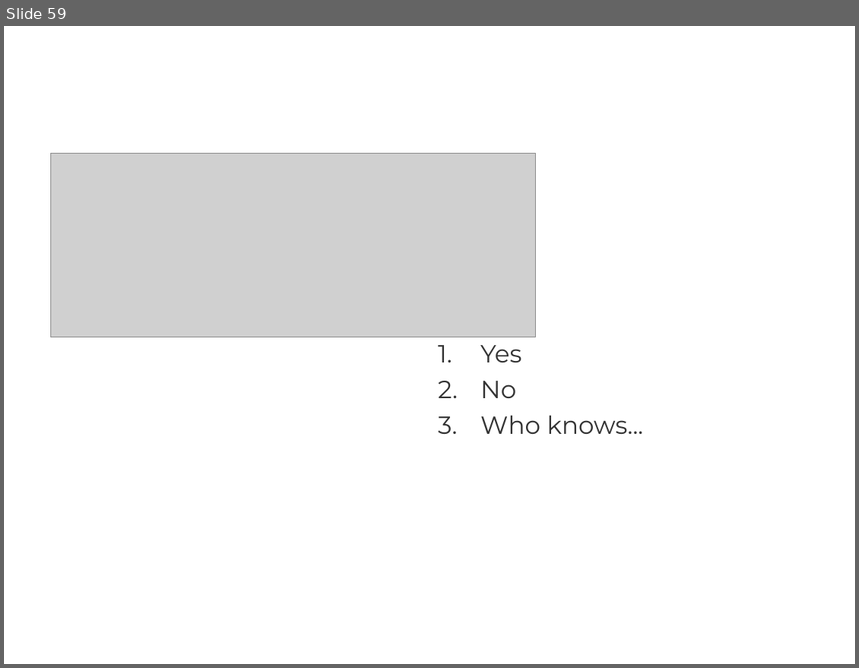
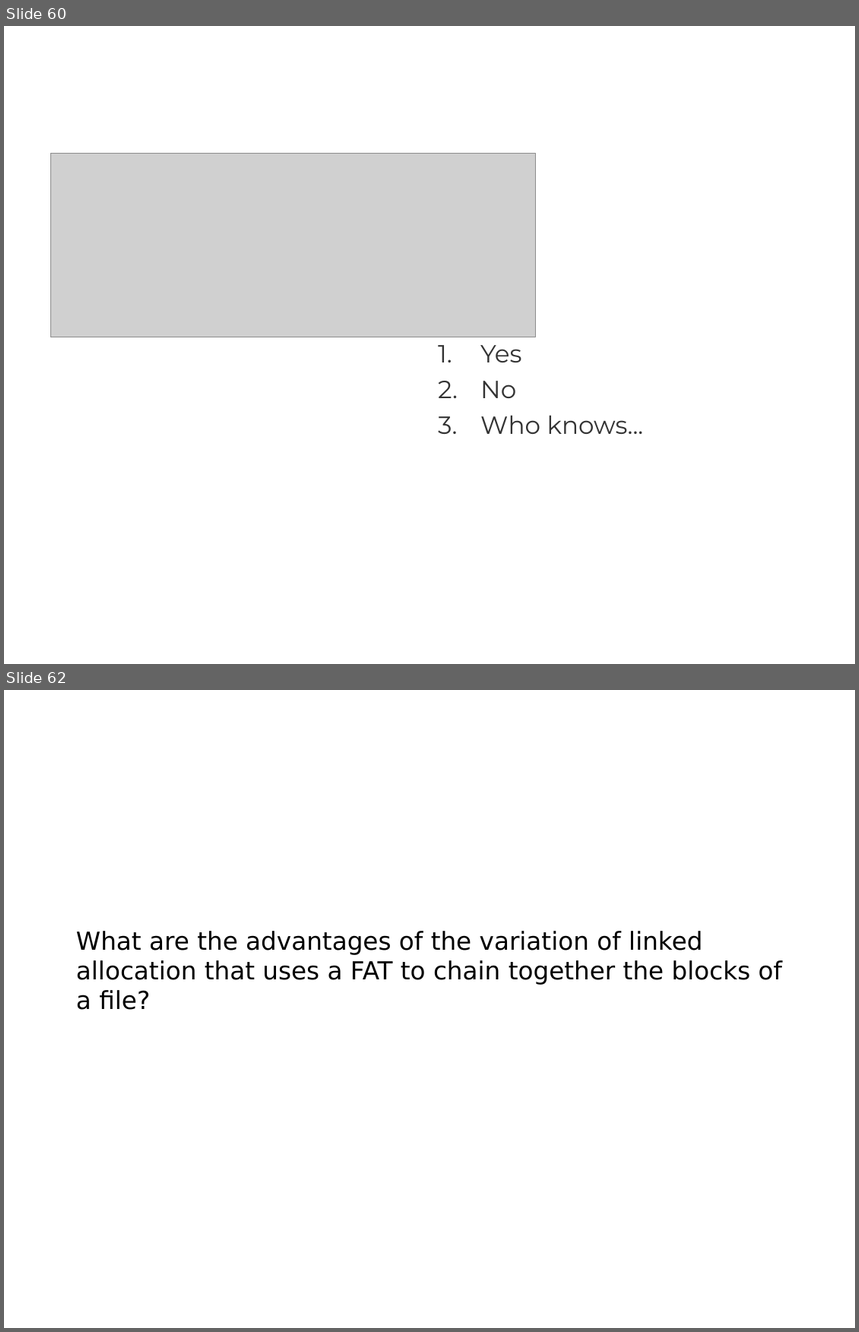
Before and after one commit to vincenzo-gulisano/os_material, a slide deck: slides/file_systems.pptx. Shown one above the other, each under a label of ours: slide 59 before the commit, slides 60 and 62 after it; the slides between them are not shown. The pictures are 859x668 and 859x1332 pixels, drawn with LibreOffice and Linux fonts; fonts in the diff are those of the drawing; grey boxes stand for pictures. Boxes give left, top, right and bottom in pixels: in the first picture for what was removed or moved away, otherwise in the second. Text is boxed around its words. In the diff, an @@ line names an element or a change of style, - is before the commit and + after.

```diff
--- a/slides/file_systems.pptx
+++ b/slides/file_systems.pptx
@@ slide 62 added at [4,690,855,1328], background #FFFFFF @@
@@ text added at [76,931,782,1010], 21 pt, text #000000 @@
+What are the advantages of the variation of linked allocation that uses a FAT to chain together the blocks of a file?
@@ what was slide 59 is now slide 60 @@
```
Also in this commit, not shown: 1 slide changed, 3 other slides added, 2 other files.
